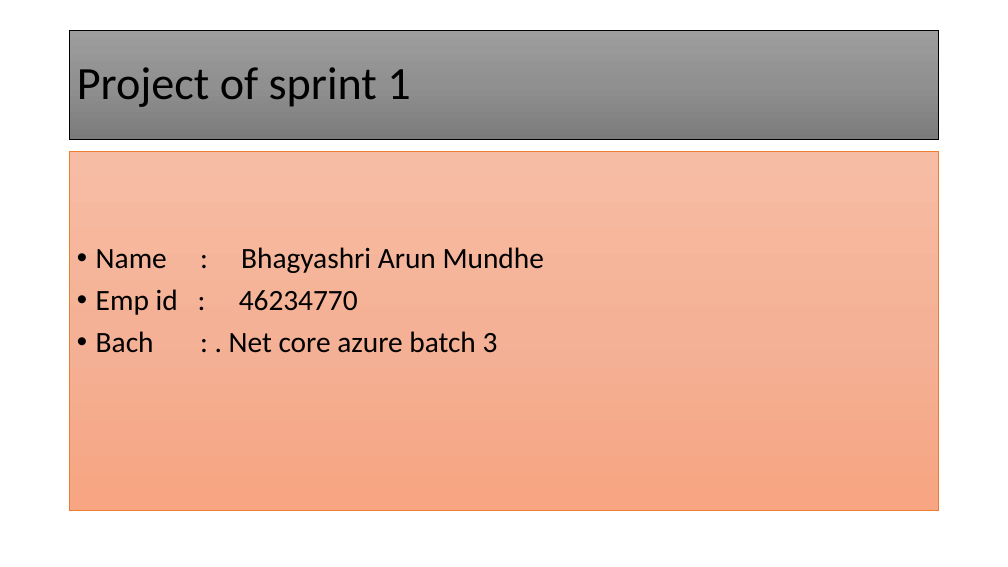
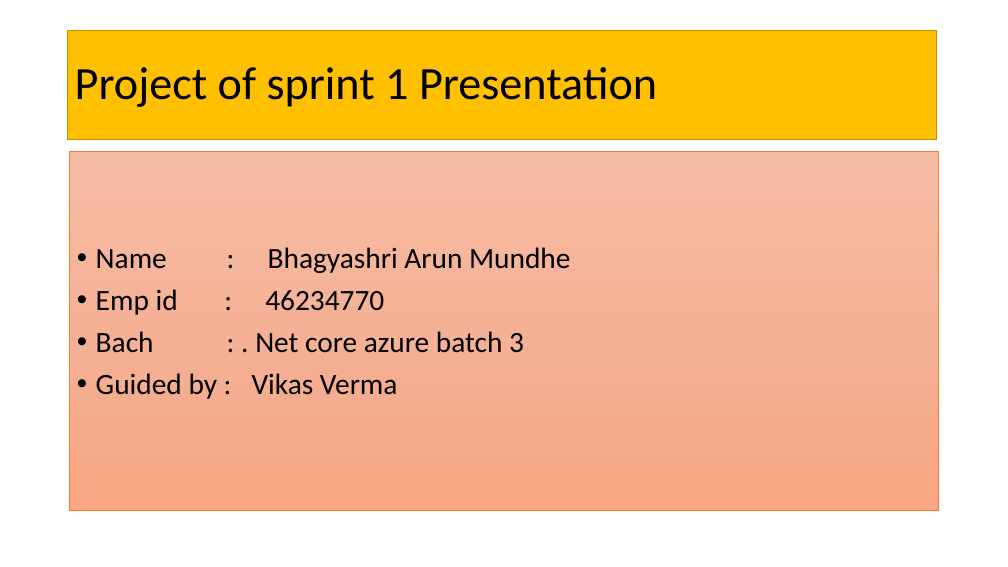
Before and after one commit to bhagyashri010120/project-login, a slide deck: slide 1 of Project of sprint 1.pptx. Drawn at 1008x567 pixels with LibreOffice and Linux fonts; fonts in the diff are those of the drawing. Boxes give left, top, right and bottom in pixels: in the first picture for what was removed or moved away, otherwise in the second. Text is boxed around its words. In the diff, an @@ line names an element or a change of style, - is before the commit and + after.

```diff
--- a/Project of sprint 1.pptx
+++ b/Project of sprint 1.pptx
@@ title "Project of sprint 1 Presentation" at [67,30,937,140]: fill gradient #9D9D9D to #909090 to #7C7C7C to #FFC000; outline #000000 0.5 pt to #BD8E00 1 pt @@
@@ title at [75,67,657,107]: text changed @@
-Project of sprint 1
+Project of sprint 1 Presentation
@@ text at [96,373,398,399]: paragraph added @@
+• Guided by : Vikas Verma
```
Also in this commit, not shown: 2 other slides changed, 7 slides added, 2 slides removed.
